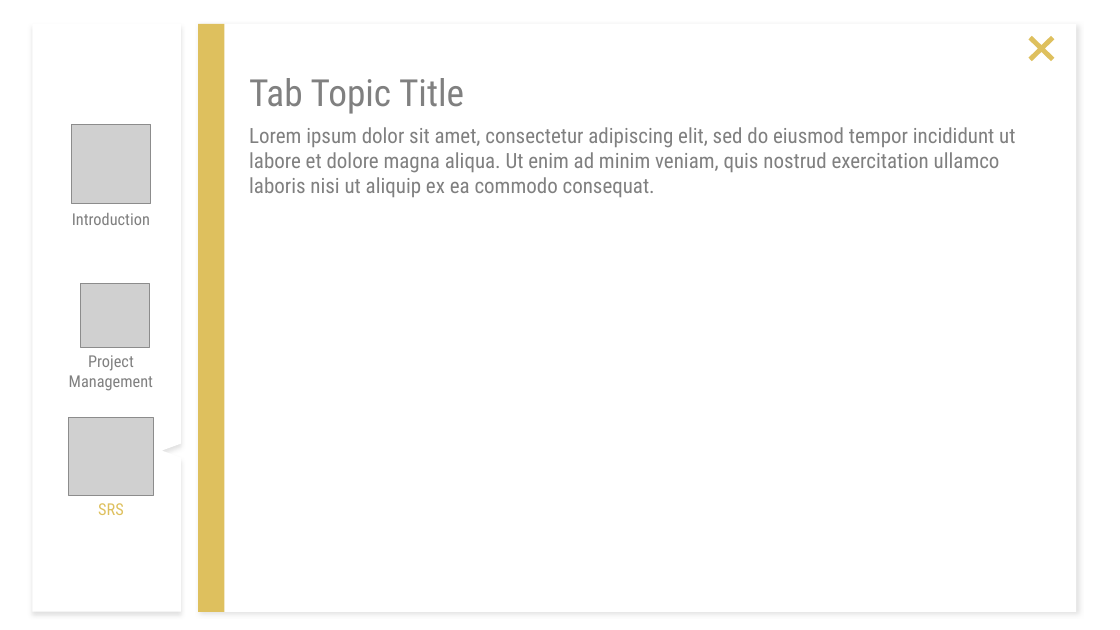
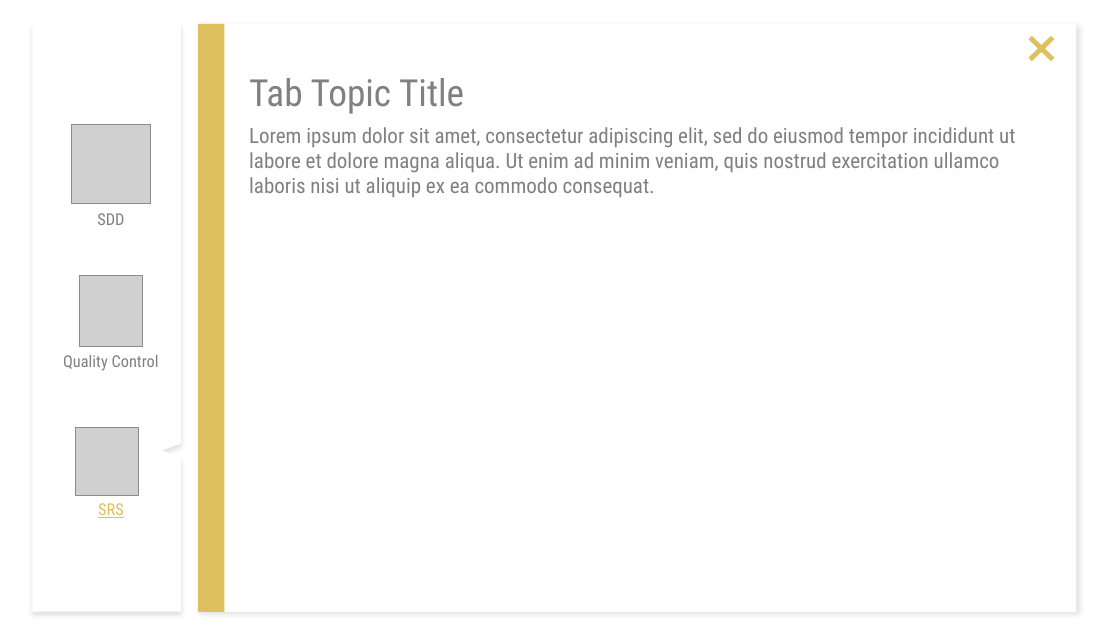
Before and after one commit to sangnvus/201609JS01, a slide deck: slide 9 of WIP/Users/NGHIADTSE03220/WingS_Slide_v1.0.pptx. Drawn at 1120x630 pixels with LibreOffice and Linux fonts; fonts in the diff are those of the drawing; grey boxes stand for pictures. Boxes give left, top, right and bottom in pixels: in the first picture for what was removed or moved away, otherwise in the second. Text is boxed around its words. In the diff, an @@ line names an element or a change of style, - is before the commit and + after.

```diff
--- a/WIP/Users/NGHIADTSE03220/WingS_Slide_v1.0.pptx
+++ b/WIP/Users/NGHIADTSE03220/WingS_Slide_v1.0.pptx
@@ text at (97, 213, 124, 225): text changed @@
-Introduction
+SDD
@@ picture: place and size @@
-picture at (81, 283, 150, 347)
+picture at (79, 276, 143, 346)
@@ text at (63, 355, 159, 371): text changed @@
-Project Management
+Quality Control
@@ picture: place and size @@
-picture at (69, 418, 154, 495)
+picture at (76, 428, 139, 495)
@@ text "SRS" at (98, 503, 124, 518): underline on @@
```
Also in this commit, not shown: 5 other slides changed, 1 slide added.
